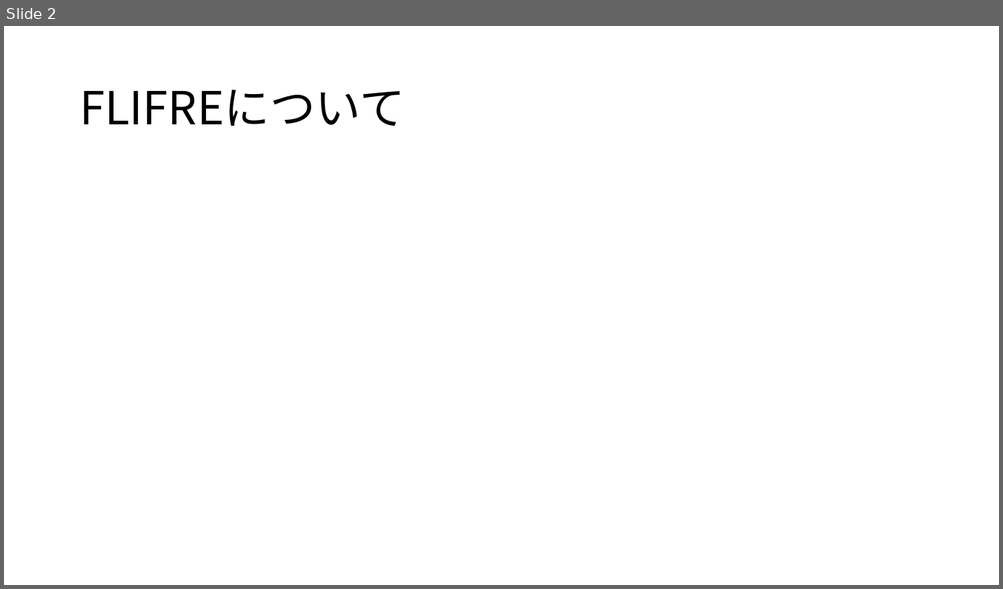
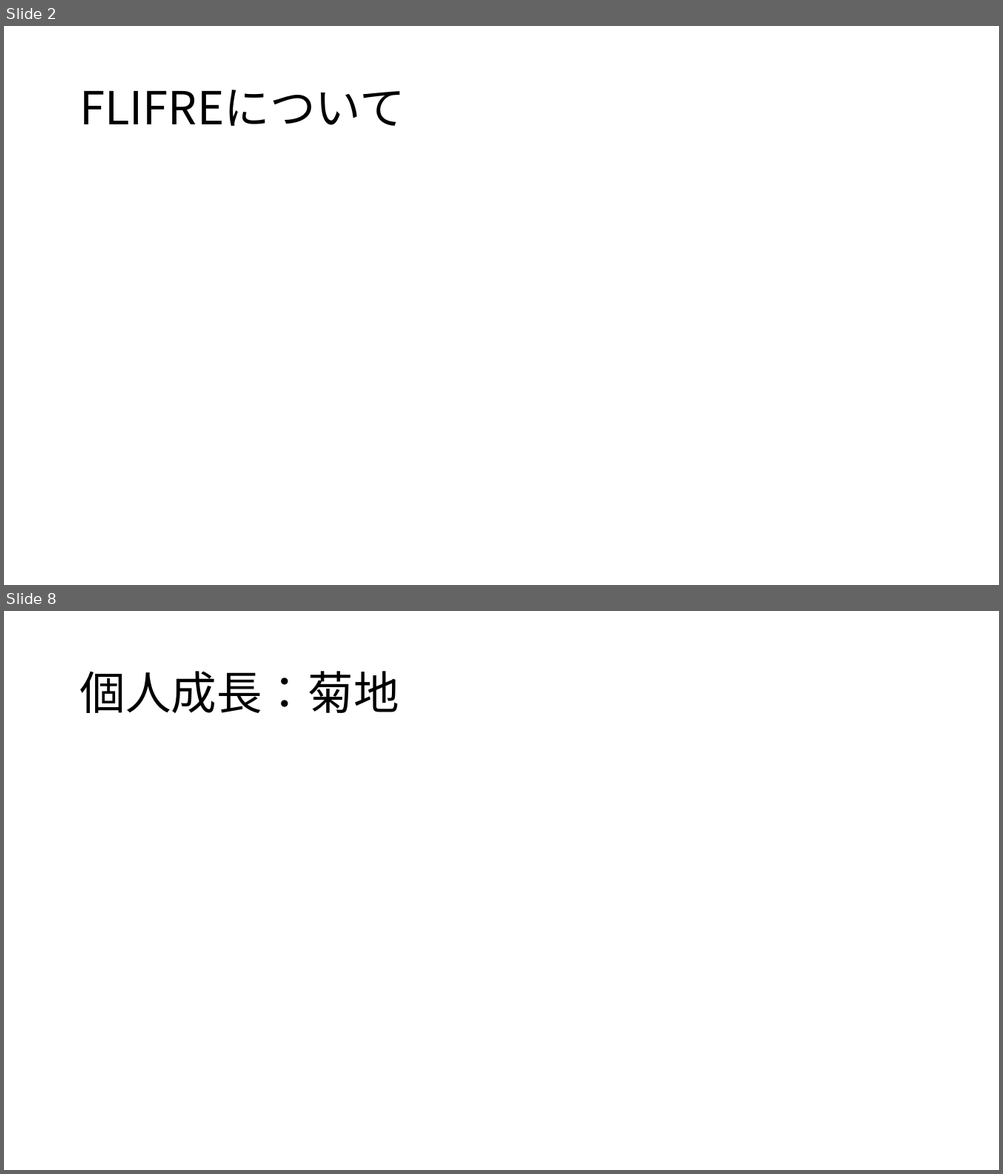
Before and after one commit to dojo2022/B-3, a slide deck: doc/B3炙りえんがわ_成果発表会資料.pptx. Shown one above the other, each under a label of ours: slide 2 before the commit, slides 2 and 8 after it; the slides between them are not shown. The pictures are 1003x589 and 1003x1174 pixels, drawn with LibreOffice and Linux fonts; fonts in the diff are those of the drawing. Boxes give left, top, right and bottom in pixels: in the first picture for what was removed or moved away, otherwise in the second. Text is boxed around its words. In the diff, an @@ line names an element or a change of style, - is before the commit and + after.

```diff
--- a/doc/B3炙りえんがわ_成果発表会資料.pptx
+++ b/doc/B3炙りえんがわ_成果発表会資料.pptx
@@ slide 8 added at [4,611,999,1170], background #FFFFFF @@
@@ title added at [79,671,398,713], 44 pt, text #000000 @@
+個人成長：菊地
```
Also in this commit, not shown: 2 slides changed, 5 other slides added.
